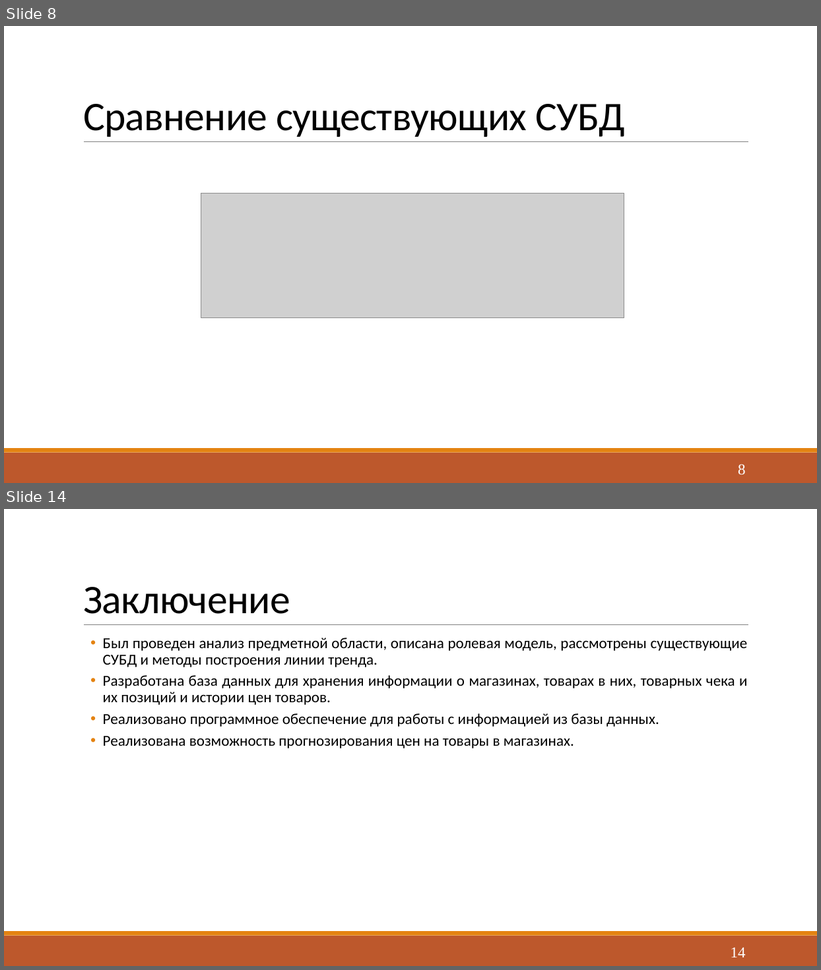
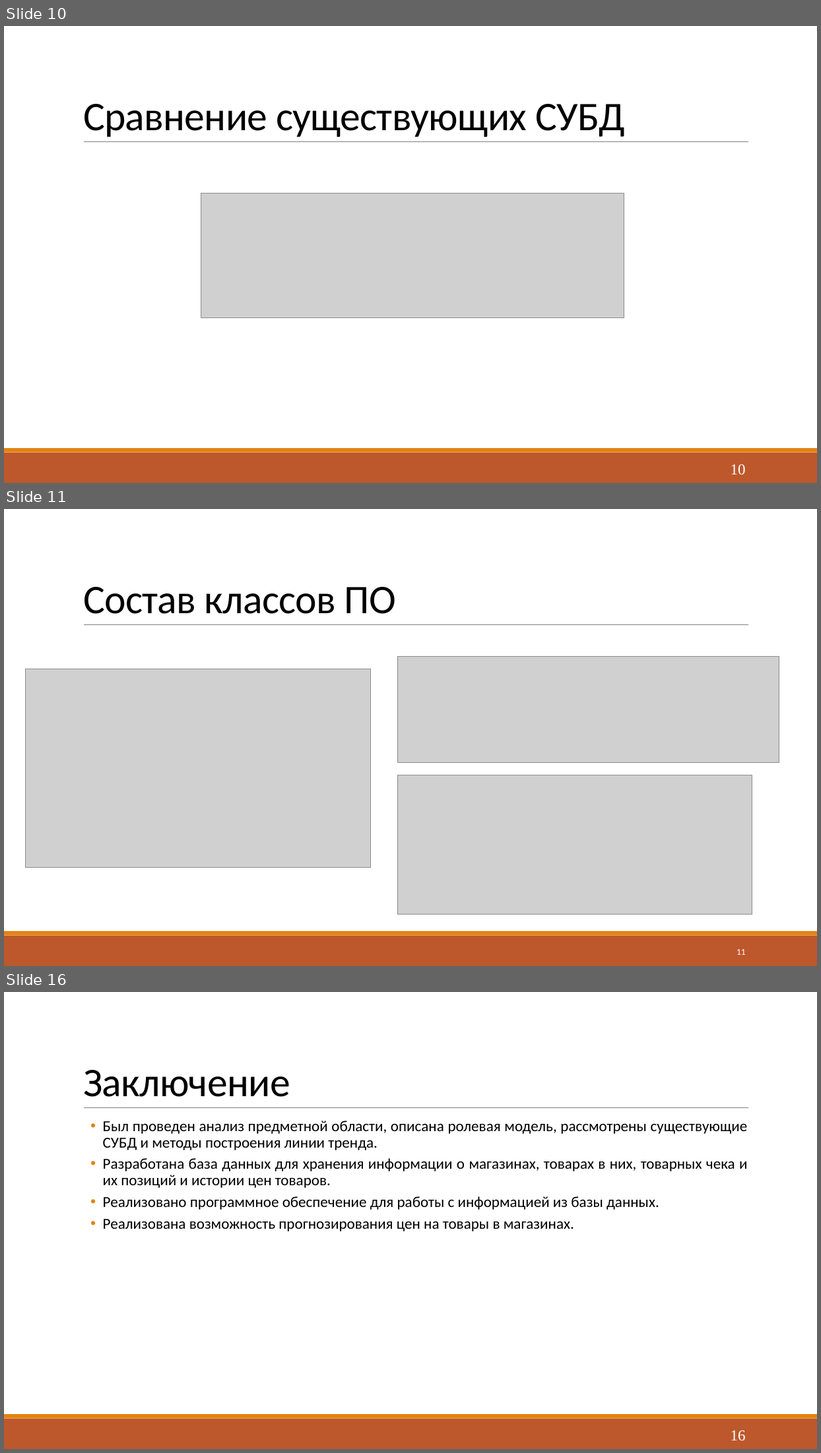
Before and after one commit to Yokud/DBCourseWork, a slide deck: docs/Presentation.pptx. Shown one above the other, each under a label of ours: slides 8 and 14 before the commit, slides 10, 11 and 16 after it; the slides between them are not shown. The pictures are 821x970 and 821x1453 pixels, drawn with LibreOffice and Linux fonts; fonts in the diff are those of the drawing; grey boxes stand for pictures. Boxes give left, top, right and bottom in pixels: in the first picture for what was removed or moved away, otherwise in the second. Text is boxed around its words. In the diff, an @@ line names an element or a change of style, - is before the commit and + after.

```diff
--- a/docs/Presentation.pptx
+++ b/docs/Presentation.pptx
@@ slide 11 added at (4,509,817,966), background #FFFFFF; not listed: 3 template elements that a slide beside it also shows @@
@@ title added at (83,587,396,614), 48 pt, text #000000 @@
+Состав классов ПО
@@ picture added at (398,657,780,763) @@
@@ picture added at (25,669,370,867) @@
@@ picture added at (398,776,752,915) @@
@@ page number added at (737,949,746,955), 10.5 pt, text #FFFFFF @@
+11
@@ what was slide 8 is now slide 10 @@
@@ page number at (731,464,746,475): text changed @@
-8
+10
@@ what was slide 14 is now slide 16 @@
@@ page number at (731,1430,746,1441): text changed @@
-14
+16
```
Also in this commit, not shown: 7 slides changed, 1 other slide added, 12 other files.
